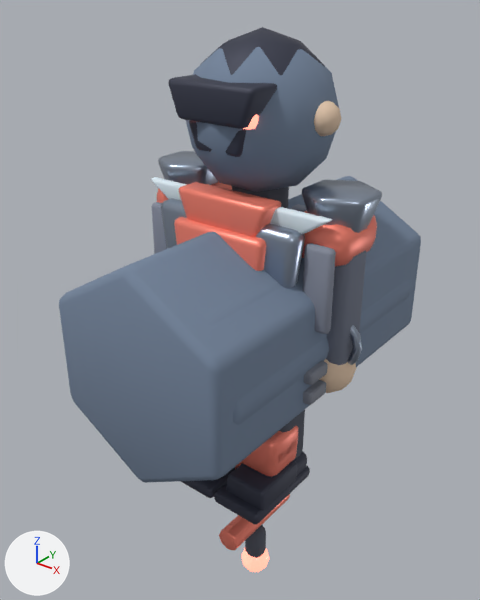
Renders of the Blender file assets-source/blender/characters/assault.blend from each side of a commit.
One viewpoint serves both versions: a 50 mm lens placed at (1.55, -2.07, 2.15), pointed at (-0.12, 0.03, 0.85). The lights are fixed; the arrows at lower left show +X, +Y and +Z. The older version comes first.

In view in the first picture: 'LOD1_PROXY_body', 'LOD2_PROXY_body', 'LOD2_PROXY_head', 'arm.R', 'armPanel.R', 'bootToe.R', 'collarFront', 'crest.mask', 'frontGuard', 'helmetBrow', 'shoulder.R', 'shoulderCap.1' and 23 more.
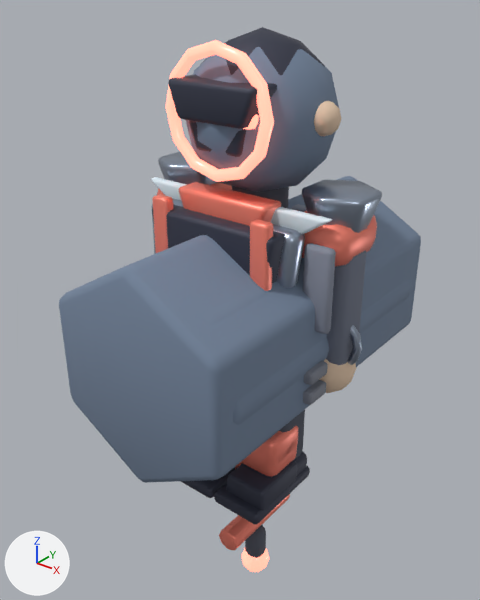
Where the change shows, as pixel boxes [x1, y1, x2, y2] in the pictures (480 x 600 px):
'assaultVisorRing', added: after [165, 40, 274, 182]
'assaultChestRig', added: after [152, 204, 285, 283]
'assaultHarnessR', added (red): after [250, 219, 273, 291]
'assaultHarness', added (red): after [152, 194, 173, 253]
'torsoFrontShell', unchanged, covered by the edit: before [174, 217, 266, 271]

The change, as a diff of the scene's bpy script:
```diff
--- a/assets-source/blender/characters/assault.blend.py
+++ b/assets-source/blender/characters/assault.blend.py
@@ me_torus_036 @@
+me_torus_036.from_pydata(...)  # 60 vertices, 60 faces; spans x -0.248..0.248, y -0.248..0.248, z -0.027..0.027
+me_torus_036.polygons.foreach_set('use_smooth', [True] * 60)
+me_torus_036.materials.append(mat_mat_assault_glow)  # red #ff8976, glowing red #ff8976
@@ me_cube_253_1 @@
+me_cube_253_1.from_pydata(...)  # a box spanning x -0.04..0.04, y -0.31..0.31, z -0.025..0.025
+me_cube_253_1.polygons.foreach_set('use_smooth', [True] * 6)
+me_cube_253_1.materials.append(mat_mat_assault_accent)  # red #ff8976
@@ me_assaultchestrigmesh @@
+me_assaultchestrigmesh.from_pydata([(-0.3, 1.34, -0.05), (0.3, 1.34, -0.05), (0.24, 1.0, -0.05), (-0.24, 1.0, -0.05), (-0.3, 1.34, 0.05), (0.3, 1.34, 0.05), (0.24, 1.0, 0.05), (-0.24, 1.0, 0.05)], [], [(3, 2, 1, 0), (4, 5, 6, 7), (0, 1, 5, 4), (1, 2, 6, 5), (2, 3, 7, 6), (3, 0, 4, 7)])
+me_assaultchestrigmesh.polygons.foreach_set('use_smooth', [True] * 6)
+me_assaultchestrigmesh.materials.append(mat_mat_assault_dark)  # greyish blue #3c3f50
@@ ob_assaultvisorring @@
+ob_assaultvisorring = bpy.data.objects.new('assaultVisorRing', me_torus_036)
+ob_assaultvisorring.location = (0.0, -0.26, 1.72)
+ob_assaultvisorring.rotation_euler = (1.571, 0.0, 0.0)  # degrees (90, 0, 0)
+_m = ob_assaultvisorring.modifiers.new('soft bevel', 'BEVEL')
+_m.width = 0.015
+_m.width_pct = 0.015
+_m.segments = 2
@@ ob_assaultharnessr @@
+ob_assaultharnessr = bpy.data.objects.new('assaultHarnessR', me_cube_253_1)
+ob_assaultharnessr.location = (0.24, -0.31, 1.08)
+ob_assaultharnessr.rotation_euler = (1.571, 0.0, 0.0)  # degrees (90, 0, 0)
+_m = ob_assaultharnessr.modifiers.new('soft bevel', 'BEVEL')
+_m.width = 0.015
+_m.width_pct = 0.015
+_m.segments = 2
@@ ob_assaultharness @@
+ob_assaultharness = bpy.data.objects.new('assaultHarness', me_cube_253_1.copy())
+ob_assaultharness.location = (-0.24, -0.31, 1.08)
+ob_assaultharness.rotation_euler = (1.571, 0.0, 0.0)  # degrees (90, 0, 0)
+_m = ob_assaultharness.modifiers.new('soft bevel', 'BEVEL')
+_m.width = 0.015
+_m.width_pct = 0.015
+_m.segments = 2
@@ ob_assaultchestrig @@
+ob_assaultchestrig = bpy.data.objects.new('assaultChestRig', me_assaultchestrigmesh)
+ob_assaultchestrig.location = (0.0, -0.28, 0.0)
+ob_assaultchestrig.rotation_euler = (1.571, 0.0, 0.0)  # degrees (90, 0, 0)
+_m = ob_assaultchestrig.modifiers.new('soft bevel', 'BEVEL')
+_m.width = 0.02
+_m.width_pct = 0.02
+_m.segments = 2
```
